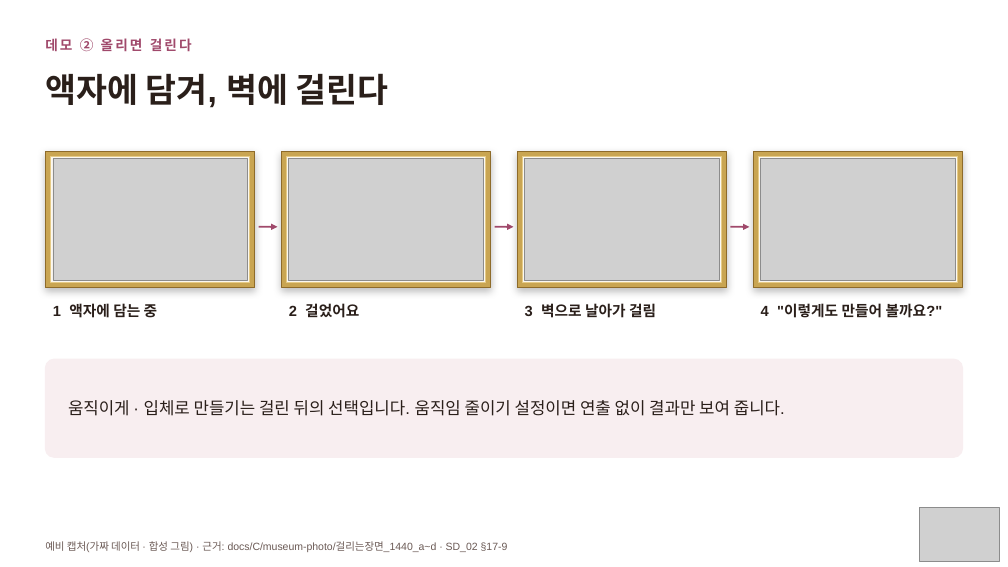
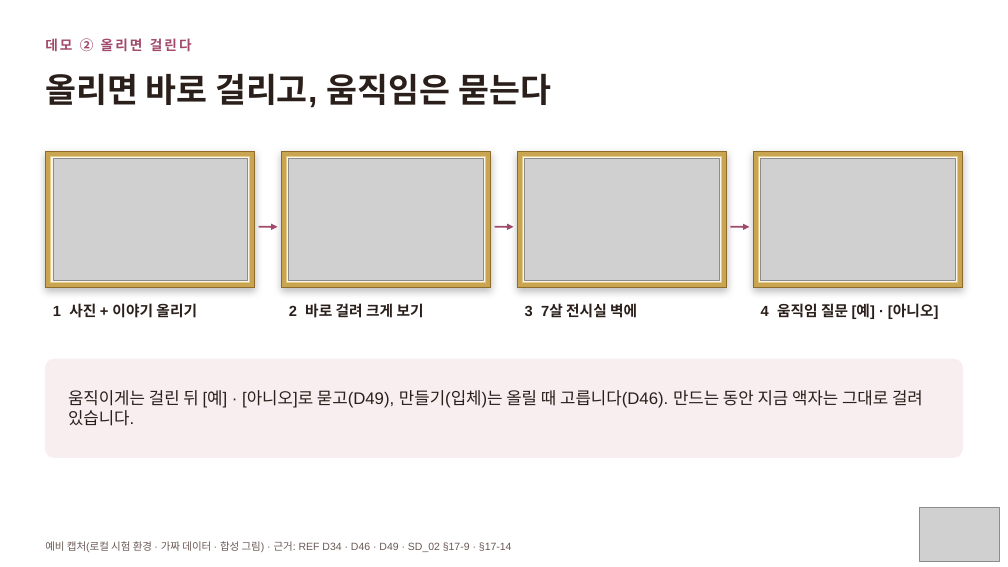
Before and after one commit to kids-gallery/uri-gallery, a slide deck: slide 16 of docs/공통/발표/우리아이미술관_발표2.pptx. Drawn at 1008x567 pixels with LibreOffice and Linux fonts; fonts in the diff are those of the drawing; grey boxes stand for pictures. Boxes give left, top, right and bottom in pixels: in the first picture for what was removed or moved away, otherwise in the second. Text is boxed around its words. In the diff, an @@ line names an element or a change of style, - is before the commit and + after.

```diff
--- a/docs/공통/발표/우리아이미술관_발표2.pptx
+++ b/docs/공통/발표/우리아이미술관_발표2.pptx
@@ text at <box>45,73,551,108</box>: text changed @@
-액자에 담겨, 벽에 걸린다
+올리면 바로 걸리고, 움직임은 묻는다
@@ text at <box>53,303,197,318</box>: text changed @@
-1 액자에 담는 중
+1 사진 + 이야기 올리기
@@ text at <box>289,303,424,318</box>: text changed @@
-2 걸었어요
+2 바로 걸려 크게 보기
@@ text at <box>525,303,637,318</box>: text changed @@
-3 벽으로 날아가 걸림
+3 7살 전시실 벽에
@@ text at <box>761,303,939,319</box>: text changed @@
-4 "이렇게도 만들어 볼까요?"
+4 움직임 질문 [예] · [아니오]
@@ text at <box>68,390,923,426</box>: text changed @@
-움직이게 · 입체로 만들기는 걸린 뒤의 선택입니다. 움직임 줄이기 설정이면 연출 없이 결과만 보여 줍니다.
+움직이게는 걸린 뒤 [예] · [아니오]로 묻고(D49), 만들기(입체)는 올릴 때 고릅니다(D46). 만드는 동안 지금 액자는 그대로 걸려 있습니다.
@@ text at <box>45,541,512,552</box>: text changed @@
-예비 캡처(가짜 데이터 · 합성 그림) · 근거: docs/C/museum-photo/걸리는장면_1440_a~d · SD_02 §17-9
+예비 캡처(로컬 시험 환경 · 가짜 데이터 · 합성 그림) · 근거: REF D34 · D46 · D49 · SD_02 §17-9 · §17-14
```
Also in this commit, not shown: 13 other slides changed, 3 other files.
